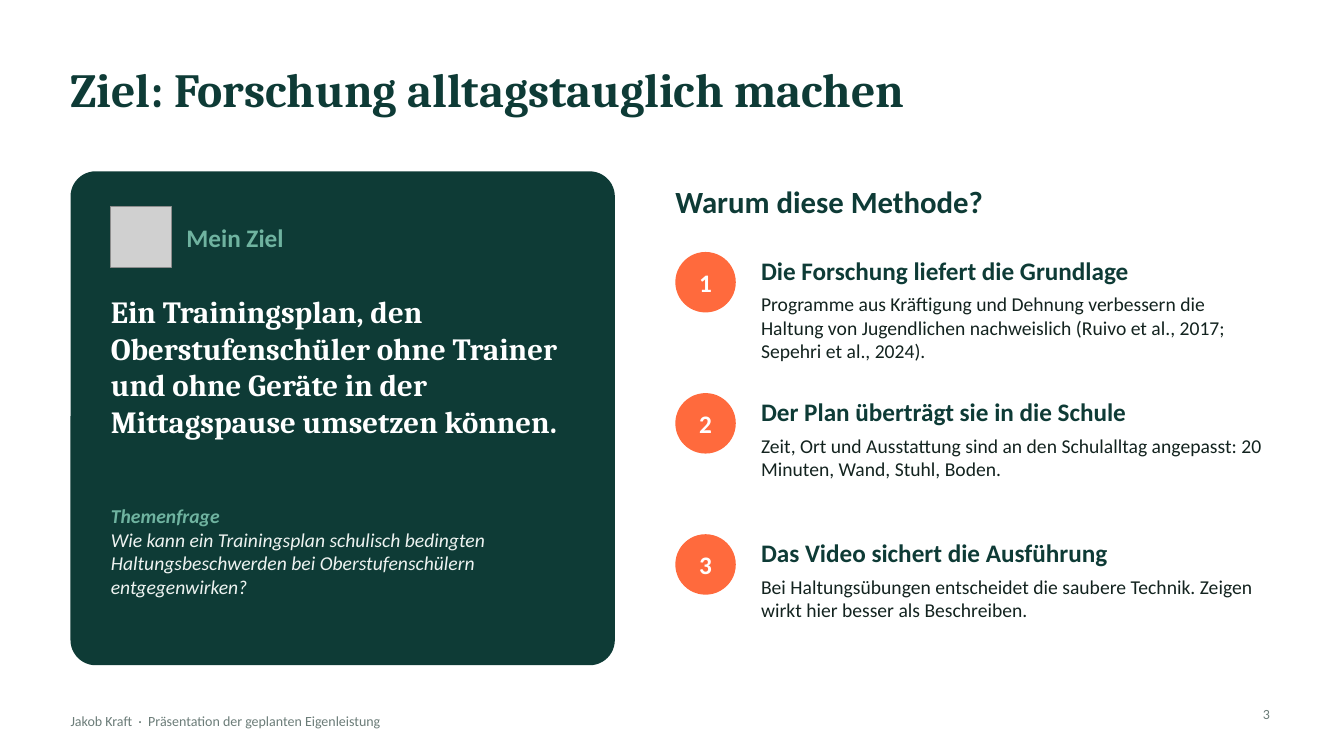
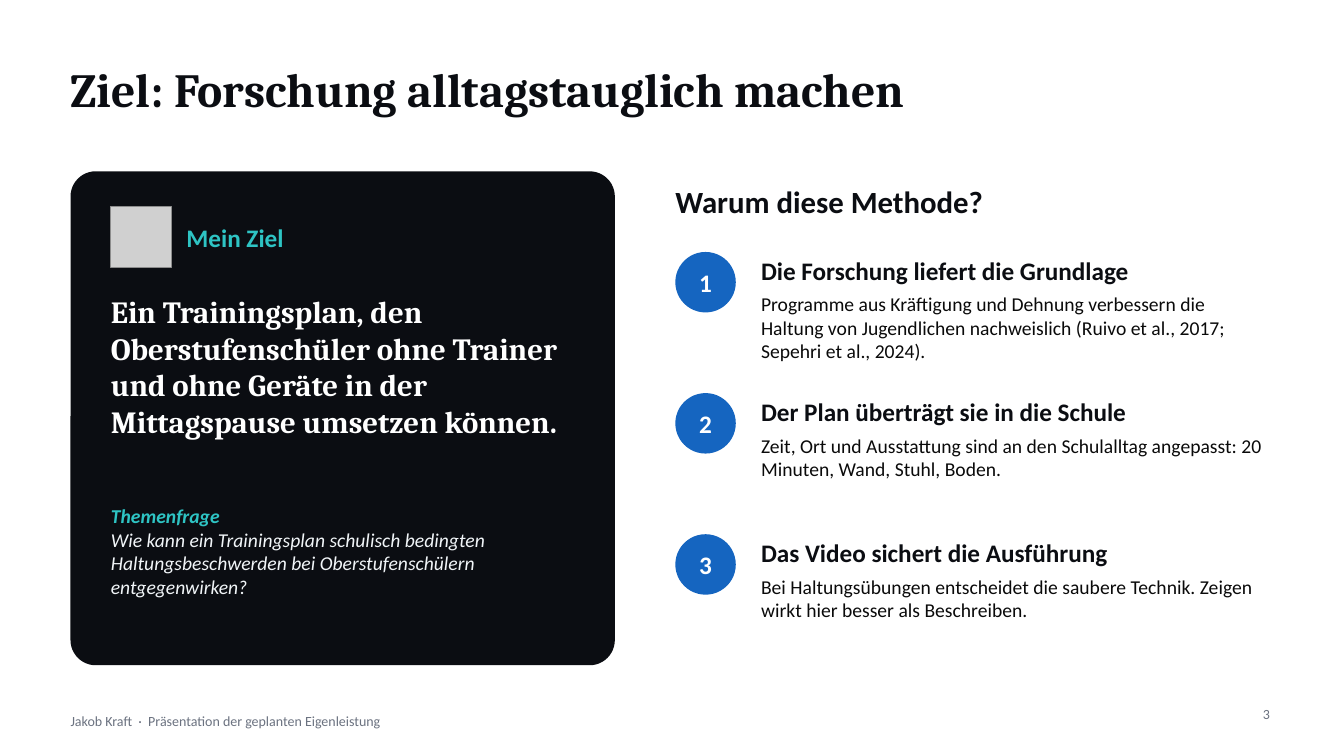
Before and after one commit to jakomimo-del/frontend-system-design, a slide deck: slide 3 of Seminararbeit/Eigenleistung_Praesentation.pptx. Drawn at 1344x756 pixels with LibreOffice and Linux fonts; fonts in the diff are those of the drawing; grey boxes stand for pictures. Boxes give left, top, right and bottom in pixels: in the first picture for what was removed or moved away, otherwise in the second. Text is boxed around its words. In the diff, an @@ line names an element or a change of style, - is before the commit and + after.

```diff
--- a/Seminararbeit/Eigenleistung_Praesentation.pptx
+++ b/Seminararbeit/Eigenleistung_Praesentation.pptx
@@ rounded rectangle at (71, 171, 615, 665): fill #0E3B36 to #0B0D12 @@
@@ text "Mein Ziel" at (186, 229, 283, 247): text colour #6FB3A0 to #2EC4C4 @@
@@ text "Themenfrage" at (111, 509, 485, 598): text colour #6FB3A0 to #2EC4C4 in "Themenfrage"; text colour #EEF3F1 to #F1F5F8 in "Wie kann ein Trainingsplan schulisch bedingten Haltungsbesch ..." @@
@@ fill #FF6A3D to #1565C0 in 3 elements at (676, 252, 736, 313), (676, 393, 736, 454), (676, 534, 736, 595) @@
@@ text colour #0E3B36 to #0B0D12 in 5 elements at (71, 74, 904, 117), (675, 191, 983, 214), (761, 262, 1128, 285), (761, 403, 1126, 426), (761, 544, 1107, 567) @@
@@ text colour #13231F to #0A0A0A in 3 elements at (761, 297, 1225, 361), (761, 439, 1261, 479), (761, 580, 1252, 617) @@
```
Also in this commit, not shown: 8 other slides changed.
